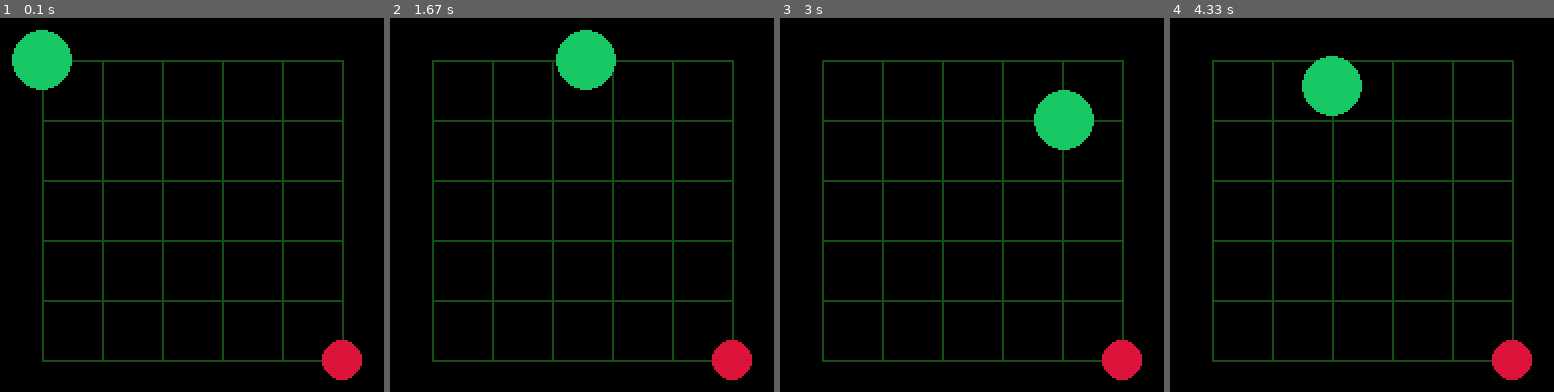
Above: before the commit, frames 1-4 (left to right).
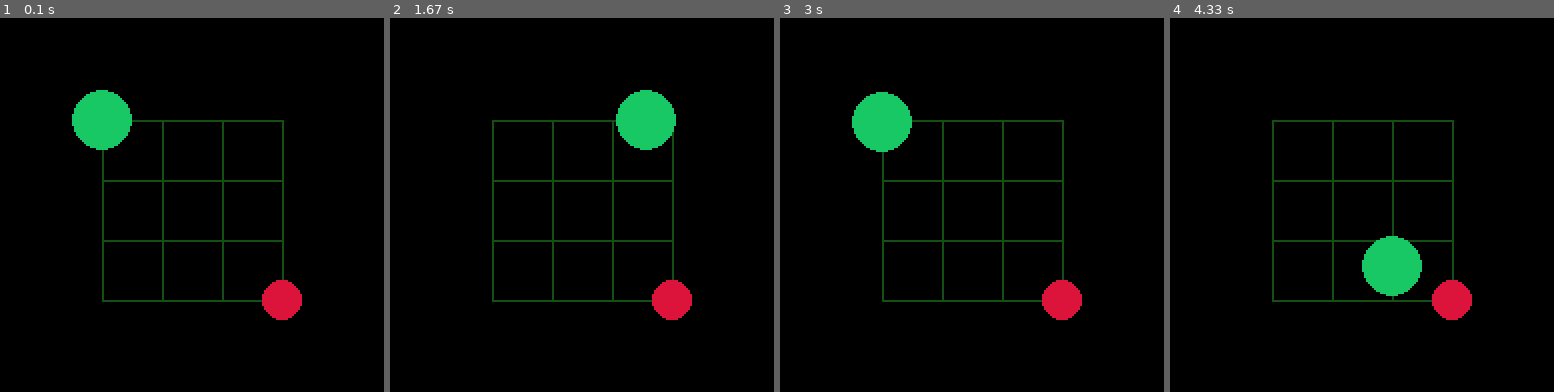
Above: after the commit, the same moments.

Repository: haruomaki/pyrein
Game: pygame game, started from snake_game/main.py
The game is run twice, just before and just after one commit, with the same random seed, the same clock (stepped at 60 frames per second) and the same inputs.
Inputs:
- Up to frame 1 (0.1 s): no input
- Up to frame 2 (1.67 s): hold Right 0.33-0.8 s; hold Up 0.83-1.13 s; hold Right 1.17-1.63 s
- Up to frame 3 (3 s): hold Left 1.67-2.2 s; hold Down 2.23-2.53 s; hold Left 2.57-2.97 s
- Up to frame 4 (4.33 s): hold Up 3-3.37 s; hold Right 3.4-4.03 s; hold Down from 4.07 s (still down)

The runs differ from the first frame. In frame 1, 8.2% of the frame differs, in the area x 3-95%, y 3-97%; in frame 2, 8.3%, in the area x 10-95%, y 3-97%; in frame 3, 8.2%; in frame 4, 8.3%.

Commit message:
ヘッドの色変更

Diff:
--- a/snake_game/main.py
+++ b/snake_game/main.py
@@ -9,20 +9,20 @@
 BACKGROUND = (15, 56, 15)
 GRID_COLOR = (20, 80, 20)
 SNAKE_HEAD = (23, 200, 100)  # ミントグリーン
-SNAKE_BODY = (34, 139, 34)  # フォレストグリーン
+SNAKE_BODY = (46, 139, 87)  # シーグリーン
 FOOD_COLOR = (220, 20, 60)  # クリムゾン
 TEXT_COLOR = (255, 255, 255)
 
 GRID_SIZE = 30
-GRID_WIDTH = 6
-GRID_HEIGHT = 6
+GRID_WIDTH = 4
+GRID_HEIGHT = 4
 
 
 @dataclass
 class State:
     direction: int
     body: list[Vec2]
-    apple: Vec2
+    apple: Vec2 | None
 
 
 Action = int | None
@@ -36,7 +36,7 @@
 
 
 def initialize() -> State:
-    return State(1, [Vec2(0, 0)], Vec2(5, 5))
+    return State(1, [Vec2(0, 0)], Vec2(3, 3))
 
 
 def simulate(state: State, action: Action) -> State | None:
@@ -68,12 +68,11 @@
         for b in state.body:
             cand.remove((b.x, b.y))
 
-        if len(cand) == 0:
-            print("ゲームクリア！", len(state.body))
-            return None
-        apple = choice(list(cand))
-        # print(apple)
-        state.apple = Vec2(apple)
+        if len(cand) <= 5:
+            state.apple = None
+        else:
+            apple = choice(list(cand))
+            state.apple = Vec2(apple)
     else:
         # しっぽが消えて頭が長くなる
         state.body = [new_head] + state.body[0:-1]
@@ -103,17 +102,19 @@
         draw_grid()
 
         # リンゴを描画
-        engine.draw.circle(FOOD_COLOR, curr.apple * GRID_SIZE, GRID_SIZE / 3)
+        if curr.apple:
+            engine.draw.circle(FOOD_COLOR, curr.apple * GRID_SIZE, GRID_SIZE / 3)
 
-        # 円を描画
+        # 円を描画。頭を最前面に描画するために逆順に
         if len(prev.body) != len(curr.body):
             prev.body = [prev.body[0]] + prev.body
-        for i in range(len(curr.body)):
+        for i in range(len(curr.body) - 1, -1, -1):
             pr = prev.body[i]
             cr = curr.body[i]
             x = engine.lerp(pr.x * GRID_SIZE, cr.x * GRID_SIZE, ease_out(dt, 1.5))
             y = engine.lerp(pr.y * GRID_SIZE, cr.y * GRID_SIZE, ease_out(dt, 1.5))
-            engine.draw.circle(SNAKE_HEAD, (x, y), GRID_SIZE / 2)
+            color = SNAKE_HEAD if i == 0 else SNAKE_BODY
+            engine.draw.circle(color, (x, y), GRID_SIZE / 2)
 
         yield
 
--- a/snake_game/test.py
+++ /dev/null
@@ -1,3 +0,0 @@
-from engine import hello
-
-hello()
